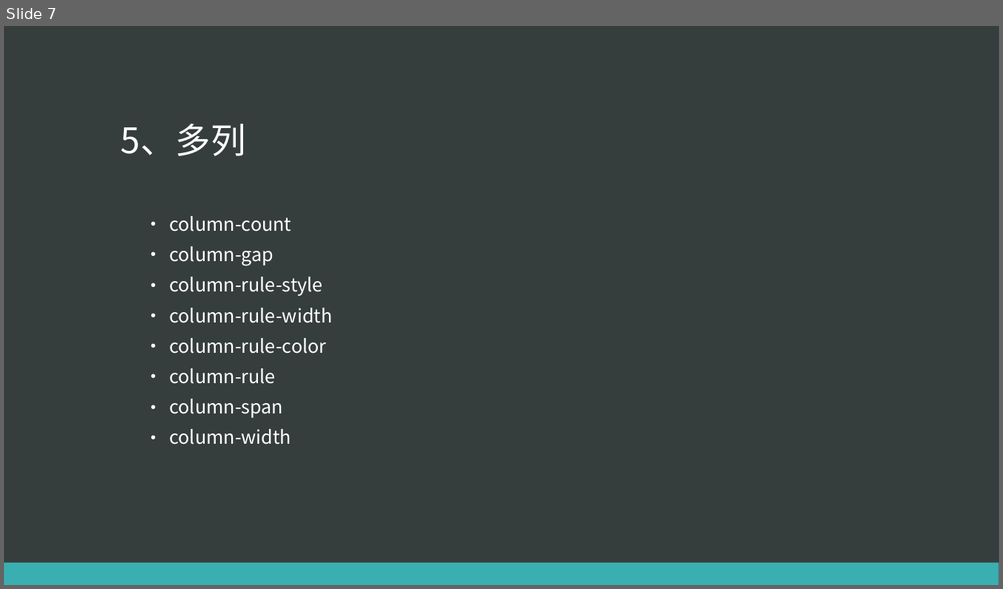
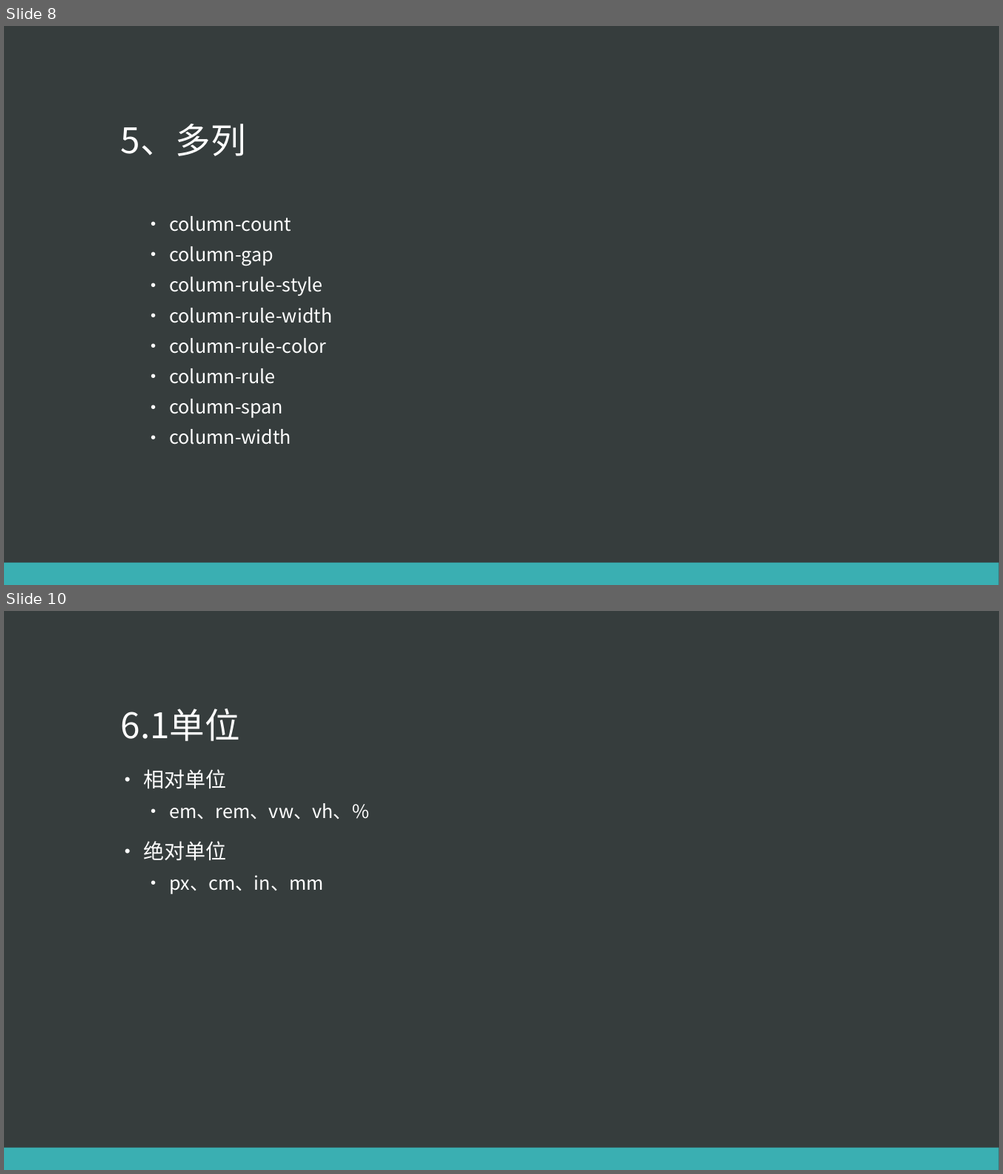
Before and after one commit to eventao/courseware, a slide deck: ppt/css3/css3-1.pptx. Shown one above the other, each under a label of ours: slide 7 before the commit, slides 8 and 10 after it; the slides between them are not shown. The pictures are 1003x589 and 1003x1174 pixels, drawn with LibreOffice and Linux fonts; fonts in the diff are those of the drawing. Boxes give left, top, right and bottom in pixels: in the first picture for what was removed or moved away, otherwise in the second. Text is boxed around its words. In the diff, an @@ line names an element or a change of style, - is before the commit and + after.

```diff
--- a/ppt/css3/css3-1.pptx
+++ b/ppt/css3/css3-1.pptx
@@ slide 10 added at [4, 611, 999, 1170], background #363D3D; not listed: 1 template element that a slide beside it also shows @@
@@ title added at [121, 709, 240, 741], 34 pt, text #FFFFFF @@
+6.1单位
@@ text added at [143, 769, 369, 894], 18 pt, text #FFFFFF @@
+• 相对单位
+  • em、rem、vw、vh、%
+• 绝对单位
+  • px、cm、in、mm
@@ what was slide 7 is now slide 8 @@
```
Also in this commit, not shown: 2 slides changed, 2 other slides added.
